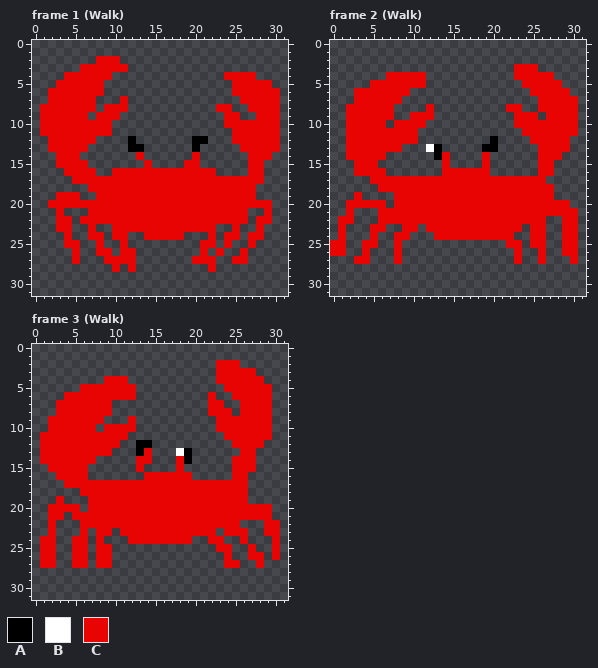
Pixel-art file: res/crab.aseprite. The picture above is the old version.
32x32 pixels, 4 frames. Shown: frame 1 (Walk), frame 2 (Walk), frame 3 (Walk). The commit also changed other frames, which this record leaves out.
Palette (. is transparent): A #000000  B #ffffff  C #e90404
Pixels before, frame 1 (Walk), first column x 1:
 2 .......CCC....................
 3 .....CCCCCC...................
 4 ...CCCCCC..............CCCC...
 5 ..CCCCCC................CCCCC.
 6 .CCCCCCC................CCCCCC
 7 .CCCCCC...C..............CCCCC
 8 CCCCCCC.CCC...........CC..CCCC
 9 CCCCCC.CCC.............CC..CCC
10 CCCCCCCCC..............CCCCCCC
11 CCCCCCCCC...............CCCCCC
12 .CCCCCC....A.......AA...CCCCCC
13 .CCCCC.....AA......A.....CCCCC
14 ..CCC.......C......C......CCC.
15 ..CCCC.......C....CC......CC..
16 ...CCCC..CCCCCCCCCCCCC....CC..
17 ....CCCCCCCCCCCCCCCCCCCCCCCC..
18 ......CCCCCCCCCCCCCCCCCCCCC...
19 ..CCC..CCCCCCCCCCCCCCCCCCCC...
20 .CCCCCCCCCCCCCCCCCCCCCCCCCCCC.
21 ..C...CCCCCCCCCCCCCCCCCCCC..C.
22 ..CC.CCCCCCCCCCCCCCCCCCCCC.CC.
23 ..CC..C..CCCCCCCCCCCCC..C..C..
24 ...C..CC.CC..CCCCC...C.CC.CC..
25 ...CC..C..C.........CC.C..C...
26 ....C..CC.CC........C.C..C....
27 ....C...CCCC.......CCC..CC....
28 .........C.C.........C........
Pixels before, frame 2 (Walk), first column x 0:
 3 .......................CCC.....
 4 .......CCCCC...........CCCCC...
 5 .....CCCCCCC............CCCCC..
 6 ...CCCCCCC...............CCCCC.
 7 ...CCCCCC.................CCCCC
 8 ..CCCCCC....C.........CC..CCCCC
 9 ..CCCCCC..CCC..........CCC.CCCC
10 ..CCCCC.CCCC...........CCCCCCCC
11 ..CCCCCCCCC.............CCCCCCC
12 ..CCCCCCCCC.........A....CCCCC.
13 ..CCCCCCC...BA.....AA.....CCCC.
14 ..CCCCC......AC....C......CCC..
15 ...CCC........C....C......CC...
16 ...CCCC.......CCCCCC......CC...
17 .....CCCCCCCCCCCCCCCCCCCCCC....
18 ......CCCCCCCCCCCCCCCCCCCCCC...
19 ...C....CCCCCCCCCCCCCCCCCCCC...
20 ..CCCCC.CCCCCCCCCCCCCCCCCCCCCC.
21 ..C...CCCCCCCCCCCCCCCCCCCCCCCCC
22 .CC...CCCCCCCCCCCCCCCCCCCCC..CC
23 .C...CC..CC.CCCCCCCCCCCC.CC..CC
24 .C...C..CC...CCCCCCCCCC..CC..CC
25 CC..CC..C.............CC.CC..CC
26 CC..C...C..............C..C..CC
27 ...CC...C..............C..C...C
Pixels before, frame 3 (Walk), first column x 1:
 2 ......................CCC.....
 3 ......................CCCCC...
 4 ........CCC...........CCCCCC..
 5 .....CCCCCCC...........CCCCCC.
 6 ...CCCCCCCCC.........C..CCCCC.
 7 ..CCCCCCC............CC..CCCC.
 8 ..CCCCCCC............CCC.CCCC.
 9 .CCCCCCC...C..........CCCCCCC.
10 .CCCCCC.CCCC..........CCCCCCC.
11 CCCCCCCCCCC............CCCCCC.
12 CCCCCCCCCC..AA..........CCCC..
13 CCCCCCCCC...AC...BA......CC...
14 CCCCCCC.....CC...CA.....CCC...
15 .CCCCC......C....C......CCC...
16 ..CCCC.......CCCCCC.....CC....
17 ...CCCCCCCCCCCCCCCCCCCCCCC....
18 .....CCCCCCCCCCCCCCCCCCCCC....
19 ..C...CCCCCCCCCCCCCCCCCCCC....
20 .CCCC.CCCCCCCCCCCCCCCCCCCCCCC.
21 .CC.CCCCCCCCCCCCCCCCCCCCCCCCC.
22 .C...CCCCCCCCCCCCCCCCCCCC...CC
23 .C...C.CC.CCCCCCCCCCCC.CCC..CC
24 CC..CC.C...CCCCCCCC..CC..C...C
25 CC..CC.CC.............CC..C..C
26 CC..CC.CC..............C..CC.C
27 CC..CC.CC..............CC..C..
After:
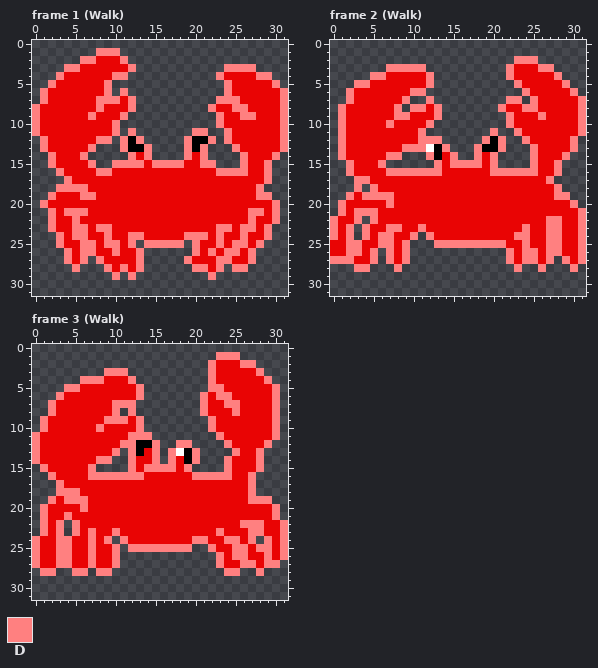
Colours new in this view: D #ff8080
Edits made:
Changed rows in their new state; - is an unchanged pixel.
Frame 1 (Walk):
first column x 0:
 1 --------DDD---------------------
 2 ------DD---D--------------------
 3 ----DD------D-----------DDDD----
 4 ---D------DD-----------D----DD--
 5 --D------D--------------D-----D-
 6 -D-------D-D------------D------D
 7 -D------DDD-D----------DDD-----D
 8 D-------D---D---------D--DD----D
 9 D------D---D-----------D--DD---D
10 D---------D------------D-------D
11 D---------D-D-------DD--D------D
12 -D------DD-D-D-----D--D-D------D
13 -D-----D---D--D----D-D---D-----D
14 --D---D-----D-D----D-D----D---D-
15 --D----D--DDDD-DDDD--DD---D--D--
16 ---D----DD-------------DDDD--D--
17 ----D------------------------D--
18 ---DDDD---------------------D---
19 --D---DD--------------------DD--
20 -D----------------------------D-
21 --D-DDD--------------------DD-D-
22 --D--D---------------------D--D-
23 --D--DD-DD-------------DD-DD-D--
24 ---D-DD--D--DD-----DDD-D--D--D--
25 ---D--DD-DD-D-DDDDD-D--D-DD-D---
26 ----D-DD--D--D------D-D-DD-D----
27 ----D-D-D----D-----D---DD--D----
28 -----D---D-D-D------DD-D-DD-----
29 ----------D-D---------D---------
Frame 2 (Walk):
first column x 0:
 2 -----------------------DDD------
 3 -------DDDDD----------D---DD----
 4 -----DD-----D---------D-----D---
 5 ---DD-------D----------D-----D--
 6 --D-------DD------------D-----D-
 7 --D------D--D---------DD-D-----D
 8 -D------D-DD-D-------D--DD-----D
 9 -D------DD---D--------D---D----D
10 -D-----D----D---------D--------D
11 -D---------D--------D--D-------D
12 -D---------DDD-----D-D--D-----D-
13 -D-------DDD--D---D--D---D----D-
14 -D-----DD---D--D--D-D----D---D--
15 --D---D------D-DDDD-D----D--D---
16 --D----DDDDDDD------DDDDDD--D---
17 ---DD----------------------D----
18 ---D-D----------------------D---
19 --D-DDDD--------------------DD--
20 -D-----D----------------------D-
21 -D-DDD-------------------------D
22 D--D-D---------------------DD--D
23 D-D-D--DD--D------------D--DD--D
24 D-D-D-DD--D-D----------DD--DD--D
25 --DD--DD-D---DDDDDDDDD--D--DD--D
26 --DD-D-D-D------------D-DD-DD--D
27 DDD--D-D-D------------D-DD-D-D-D
28 ---DD---D--------------D--D---D-
Frame 3 (Walk):
first column x 0:
 1 -----------------------DDD------
 2 ----------------------D---DD----
 3 ---------DDD----------D-----D---
 4 ------DDD---D---------D------D--
 5 ----DD-------D--------DD------D-
 6 ---D---------D-------D-DD-----D-
 7 --D-------DDD--------D--DD----D-
 8 --D-------D-D--------D---D----D-
 9 -D-------DDD-D--------D-------D-
10 -D------D----D--------D-------D-
11 D-----------DDD--------D------D-
12 D----------DD--D--DD----D----D--
13 D---------D-D--D-D--D----D--D---
14 D-------DD--D--D-D--D---D---D---
15 -D-----D----D-DDDD-D----D---D---
16 --D----DDDDDDD------DDDDD--D----
17 ---D-----------------------D----
18 ---DDD---------------------D----
19 --D-DDD--------------------DDD--
20 -D----D-----------------------D-
21 -D--D-------------------------D-
22 -D-D-D--------------------DDD--D
23 -D-D-D-D--D------------D---DD--D
24 D--DD--D-D-D--------DD--DD-D-D-D
25 D--DD--D--D-DDDDDDDD--D--DD-DD-D
26 D--DD--D--D------------D-DD--D-D
27 D--DD--D--D------------D--DD-DD-
28 -DD--DD-DD--------------DD--D---
